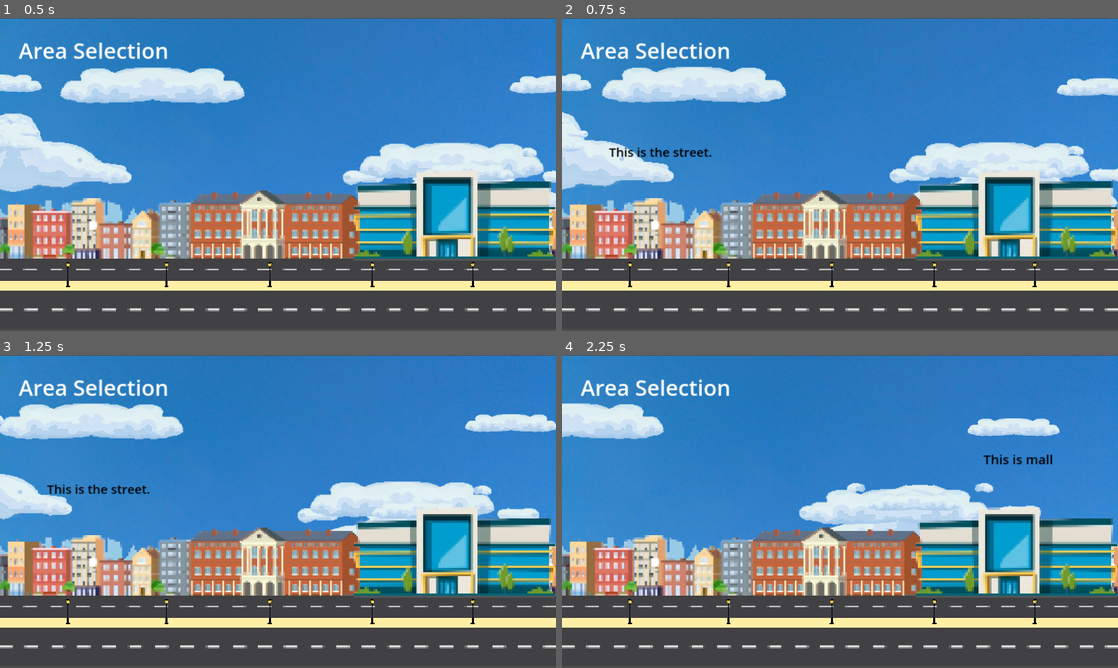
Above: before the commit, frames 1-4 (two rows, left to right).
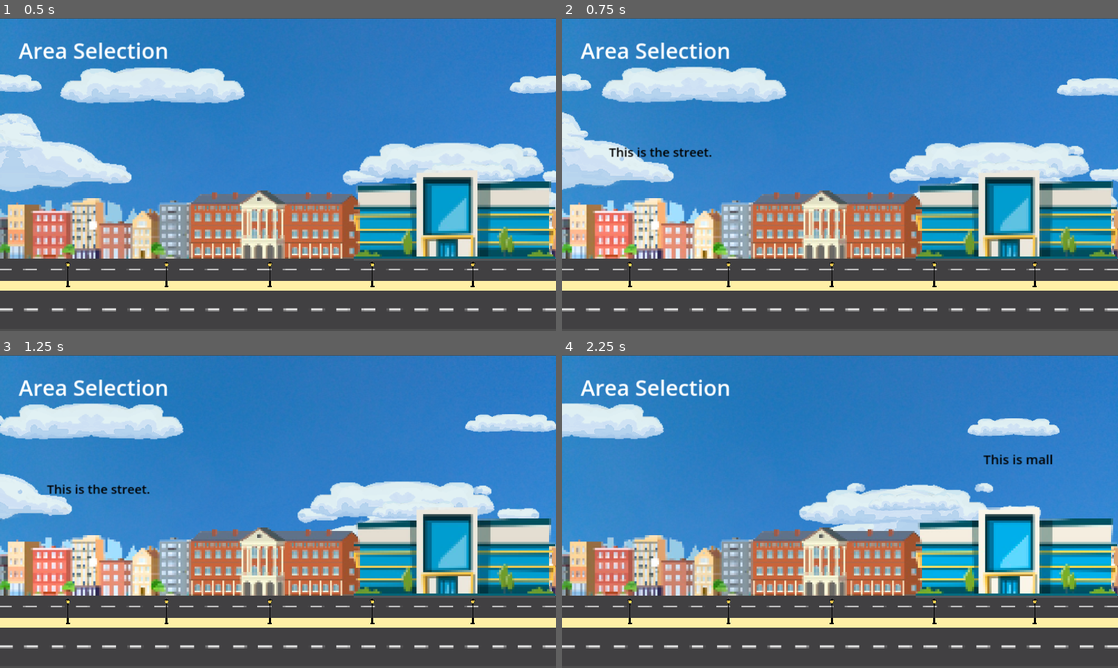
Above: after the commit, the same moments.

Repository: FrancyAmada/Streetfood-Vendor-Simulator
Game: Godot game, scene res://scenes/area_selection_menu/area_selection_menu.tscn
Same seed, same stepped clock (60 frames per second), same inputs: the game is played once before the commit and once after it. This scene is started directly instead of the project's main scene.
Inputs:
- Up to frame 1 (0.5 s): no input
- Up to frame 2 (0.75 s): click "This is the street." at 0.5 s
- Up to frame 3 (1.25 s): no input
- Up to frame 4 (2.25 s): click "This is school" at 1.25 s; click "This is mall" at 2 s

Frame 1 is identical in both runs. In frame 2, 1.6% of the frame differs, in the area x 0-32%, y 57-77%; in frame 3, 1.6%; in frame 4, 2.2%, in the area x 63-100%, y 53-77%.

Commit message:
added hover and pressed assets to area selection

Diff:
--- a/scenes/area_selection_menu/area_selection_menu.tscn
+++ b/scenes/area_selection_menu/area_selection_menu.tscn
@@ -13,7 +13,13 @@
 [ext_resource type="Texture2D" uid="uid://0j7gugsbcymb" path="res://assets/others/clouds/cloud_3.png" id="8_pjr46"]
 [ext_resource type="Texture2D" uid="uid://0ps58ke2rfyr" path="res://assets/menu/area_selection/normal/normal_street.png" id="11_7wmkq"]
 [ext_resource type="Texture2D" uid="uid://d2pd8v2botmca" path="res://assets/menu/area_selection/normal/normal_school.png" id="12_noito"]
+[ext_resource type="Texture2D" uid="uid://dnsf66e1e0slw" path="res://assets/menu/area_selection/hover/hover_street.png" id="13_2jmam"]
+[ext_resource type="Texture2D" uid="uid://cqi774l4cpf5u" path="res://assets/menu/area_selection/pressed/pressed_street.png" id="13_o5sc8"]
 [ext_resource type="Texture2D" uid="uid://247bs8yg3a8w" path="res://assets/menu/area_selection/normal/normal_mall.png" id="13_xb0sr"]
+[ext_resource type="Texture2D" uid="uid://xwvvlis2p38t" path="res://assets/menu/area_selection/hover/hover_school.png" id="15_btqjj"]
+[ext_resource type="Texture2D" uid="uid://d2u6vq42dmxq8" path="res://assets/menu/area_selection/pressed/pressed_school.png" id="16_05070"]
+[ext_resource type="Texture2D" uid="uid://cvwmlyh8tbe4y" path="res://assets/menu/area_selection/hover/hover_mall.png" id="17_rgne6"]
+[ext_resource type="Texture2D" uid="uid://cu5ul1a0yrroi" path="res://assets/menu/area_selection/pressed/pressed_mall.png" id="19_hrcyd"]
 
 [sub_resource type="CanvasTexture" id="CanvasTexture_e1xh5"]
 
@@ -213,6 +219,8 @@
 grow_vertical = 1
 scale = Vector2(1.2, 1.2)
 texture_normal = ExtResource("11_7wmkq")
+texture_pressed = ExtResource("13_o5sc8")
+texture_hover = ExtResource("13_2jmam")
 description = "This is the street."
 
 [node name="School" parent="." instance=ExtResource("2_w5fv4")]
@@ -221,6 +229,8 @@
 offset_right = 836.0
 offset_bottom = 554.0
 texture_normal = ExtResource("12_noito")
+texture_pressed = ExtResource("16_05070")
+texture_hover = ExtResource("15_btqjj")
 description = "This is school"
 
 [node name="Festive" parent="." instance=ExtResource("2_w5fv4")]
@@ -230,6 +240,8 @@
 offset_bottom = 517.0
 scale = Vector2(1.25, 1.25)
 texture_normal = ExtResource("13_xb0sr")
+texture_pressed = ExtResource("19_hrcyd")
+texture_hover = ExtResource("17_rgne6")
 description = "This is mall"
 
 [connection signal="pressed" from="Street" to="." method="_on_street_pressed"]
--- a/scenes/area_selection_menu/components/place_button/place_button.gd
+++ b/scenes/area_selection_menu/components/place_button/place_button.gd
@@ -5,6 +5,7 @@
 @export var description: String
 
 @onready var Description: Label = %Description
+@onready var Effects: AnimationPlayer = %AnimationPlayer
 
 
 # Called when the node enters the scene tree for the first time.
Binary file added: assets/menu/area_selection/hover/hover_mall.png
Not shown, added: assets/menu/area_selection/hover/hover_mall.png.import
Binary file added: assets/menu/area_selection/hover/hover_school.png
Not shown, added: assets/menu/area_selection/hover/hover_school.png.import
Binary file added: assets/menu/area_selection/hover/hover_street.png
Not shown, added: assets/menu/area_selection/hover/hover_street.png.import
Binary file added: assets/menu/area_selection/pressed/pressed_mall.png
Not shown, added: assets/menu/area_selection/pressed/pressed_mall.png.import
Binary file added: assets/menu/area_selection/pressed/pressed_school.png
Not shown, added: assets/menu/area_selection/pressed/pressed_school.png.import
Binary file added: assets/menu/area_selection/pressed/pressed_street.png
Not shown, added: assets/menu/area_selection/pressed/pressed_street.png.import
(and 1 more such lines)
